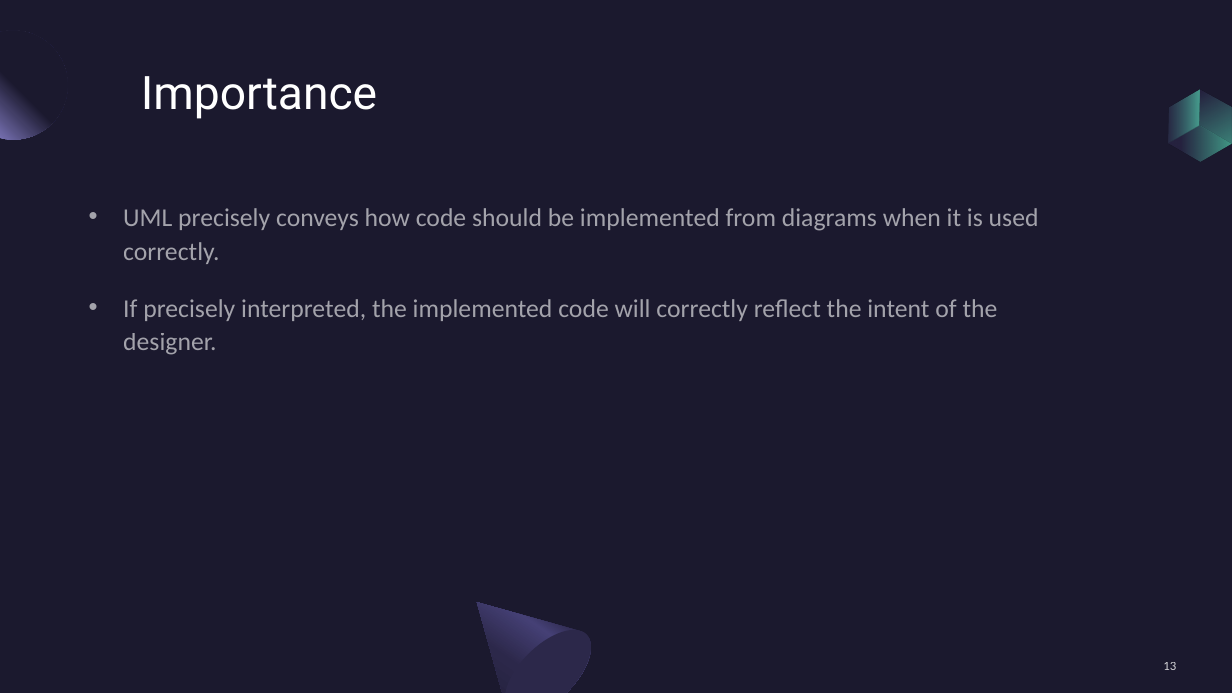
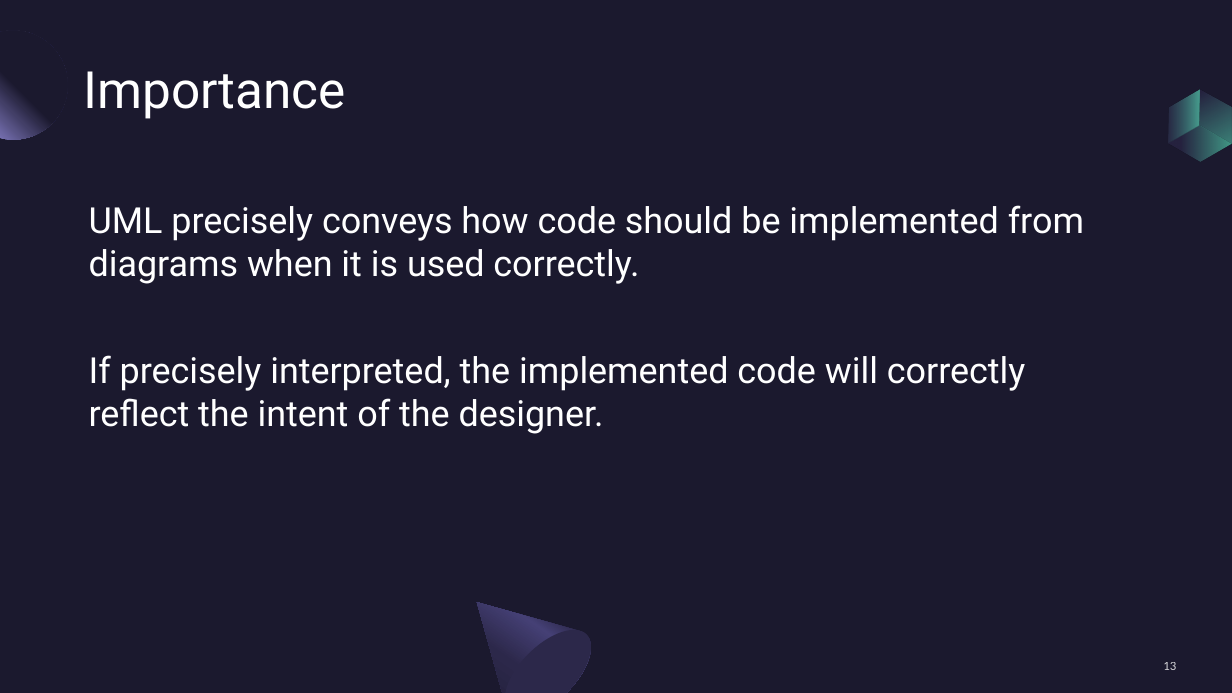
Before and after one commit to draidyn/ATMApplication, a slide deck: slide 13 of FinalPresentationClassDiagram.pptx. Drawn at 1232x693 pixels with LibreOffice and Linux fonts; fonts in the diff are those of the drawing; grey boxes stand for pictures. Boxes give left, top, right and bottom in pixels: in the first picture for what was removed or moved away, otherwise in the second. Text is boxed around its words. In the diff, an @@ line names an element or a change of style, - is before the commit and + after.

Commit message:
unified the theme of the slide layout

```diff
--- a/FinalPresentationClassDiagram.pptx
+++ b/FinalPresentationClassDiagram.pptx
@@ text "Importance": place and size @@
-text "Importance" at bbox=[141, 76, 377, 119]
+text "Importance" at bbox=[83, 71, 345, 119]
@@ text "Importance" at bbox=[83, 71, 345, 119]: size 36 to 40 pt @@
@@ text "UML precisely conveys how code ..." at bbox=[89, 205, 1084, 434]: size 20 to 28 pt, font Calibri to Roboto, text colour #FFFFFF at 60% opacity to #FFFFFF; bullet • to none; line spacing 1.1 to 1; less space between paragraphs @@
```
Also in this commit, not shown: 9 other slides changed.
